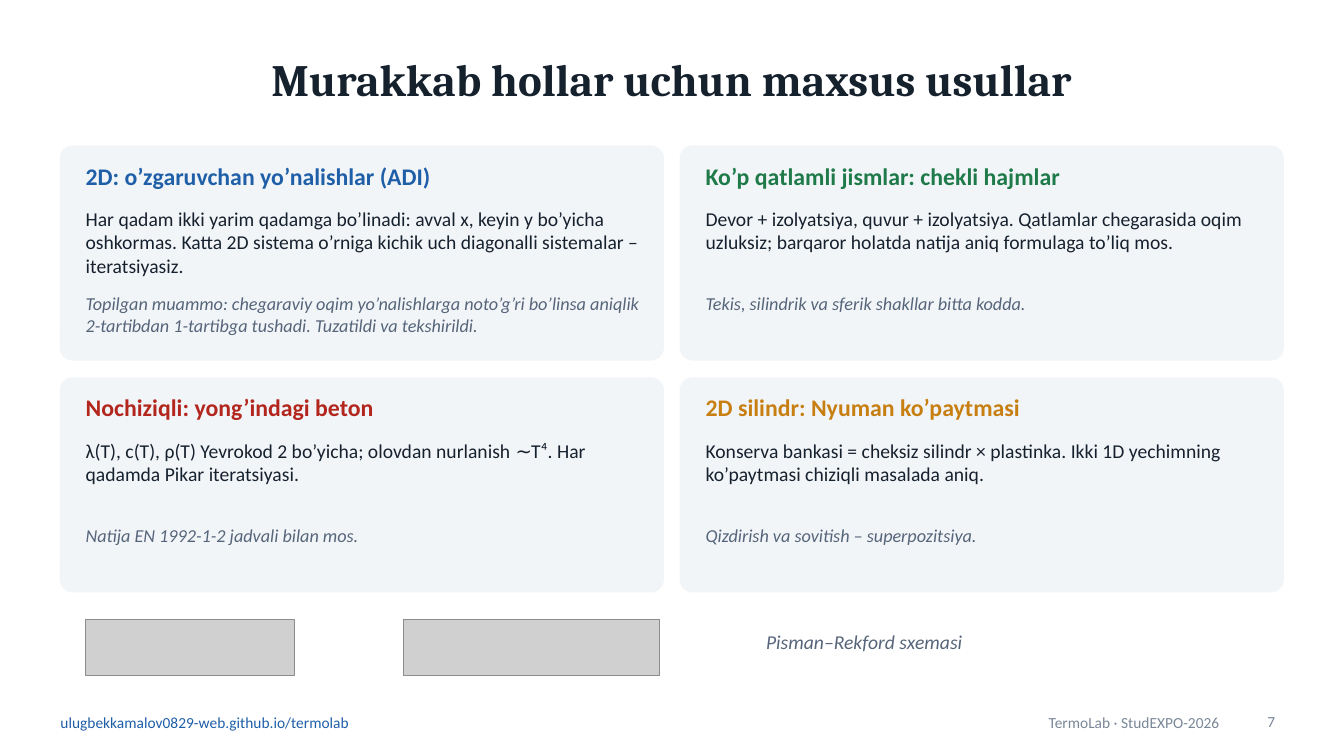
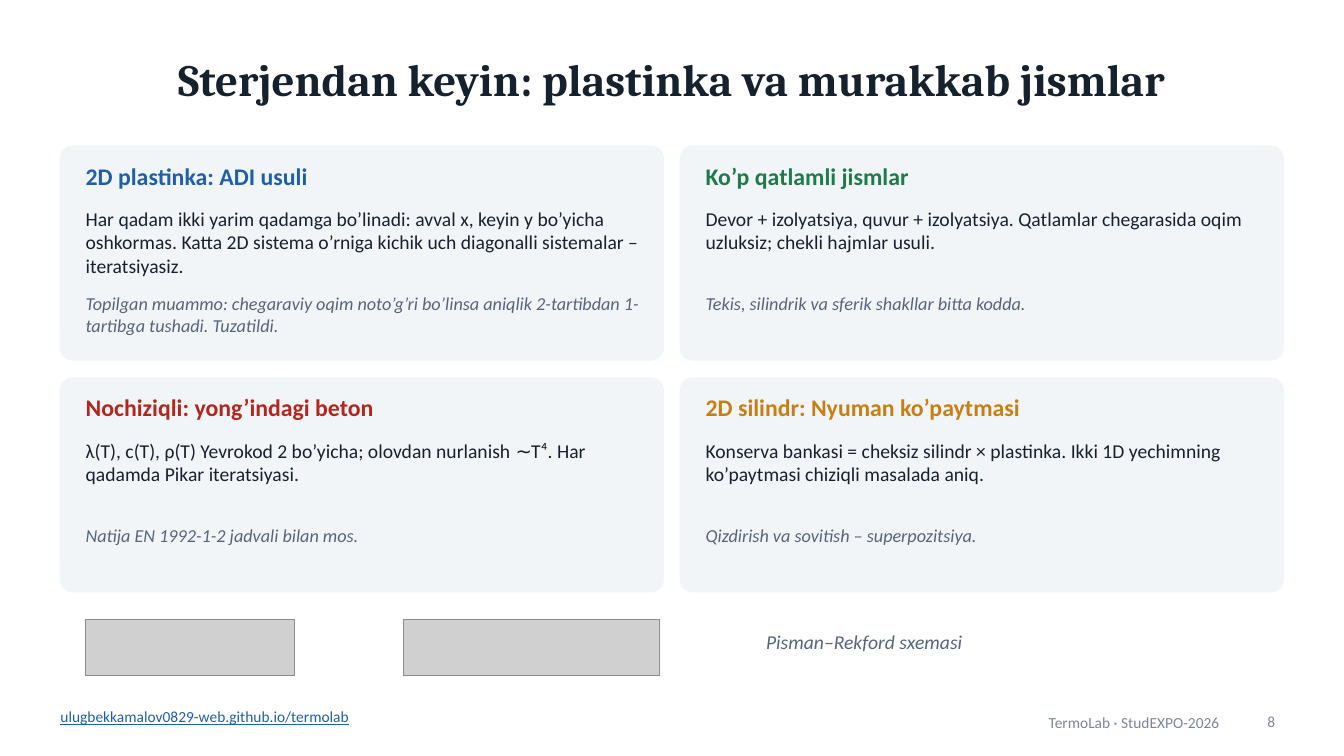
Before and after one commit to ulugbekkamalov0829-web/termolab, a slide deck: slide 8 of TermoLab_taqdimot.pptx (slide 7 before the commit). Drawn at 1344x756 pixels with LibreOffice and Linux fonts; fonts in the diff are those of the drawing; grey boxes stand for pictures. Boxes give left, top, right and bottom in pixels: in the first picture for what was removed or moved away, otherwise in the second. Text is boxed around its words. In the diff, an @@ line names an element or a change of style, - is before the commit and + after.

```diff
--- a/TermoLab_taqdimot.pptx
+++ b/TermoLab_taqdimot.pptx
@@ title at (x1=178, y1=65, x2=1165, y2=106): text changed @@
-Murakkab hollar uchun maxsus usullar
+Sterjendan keyin: plastinka va murakkab jismlar
@@ text at (x1=86, y1=168, x2=308, y2=189): text changed @@
-2D: o’zgaruvchan yo’nalishlar (ADI)
+2D plastinka: ADI usuli
@@ text at (x1=706, y1=168, x2=909, y2=189): text changed @@
-Ko’p qatlamli jismlar: chekli hajmlar
+Ko’p qatlamli jismlar
@@ text at (x1=706, y1=212, x2=1242, y2=253): text changed @@
-Devor + izolyatsiya, quvur + izolyatsiya. Qatlamlar chegarasida oqim uzluksiz; barqaror holatda natija aniq formulaga to’liq mos.
+Devor + izolyatsiya, quvur + izolyatsiya. Qatlamlar chegarasida oqim uzluksiz; chekli hajmlar usuli.
@@ text at (x1=86, y1=297, x2=639, y2=335): text changed @@
-Topilgan muammo: chegaraviy oqim yo’nalishlarga noto’g’ri bo’linsa aniqlik 2-tartibdan 1-tartibga tushadi. Tuzatildi va tekshirildi.
+Topilgan muammo: chegaraviy oqim noto’g’ri bo’linsa aniqlik 2-tartibdan 1-tartibga tushadi. Tuzatildi.
@@ text removed at (x1=60, y1=717, x2=348, y2=731) @@
-ulugbekkamalov0829-web.github.io/termolab
@@ text added at (x1=60, y1=711, x2=348, y2=725), 11 pt, text #1F5FA8, underline @@
+ulugbekkamalov0829-web.github.io/termolab
@@ page number at (x1=1267, y1=716, x2=1275, y2=727): text changed @@
-7
+8
```
Also in this commit, not shown: 8 other slides changed, 9 slides added, 7 slides removed, 4 other files.
